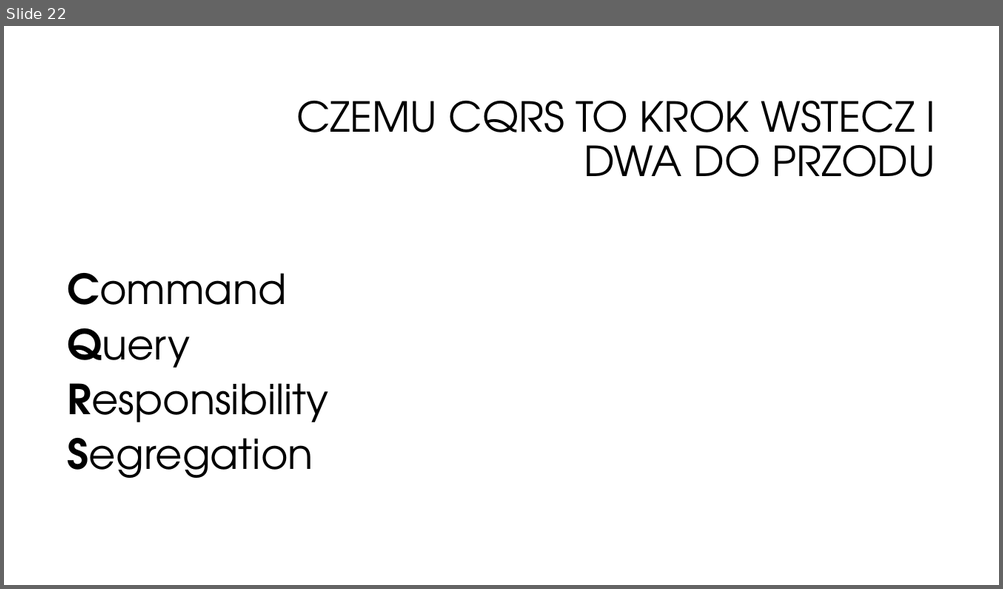
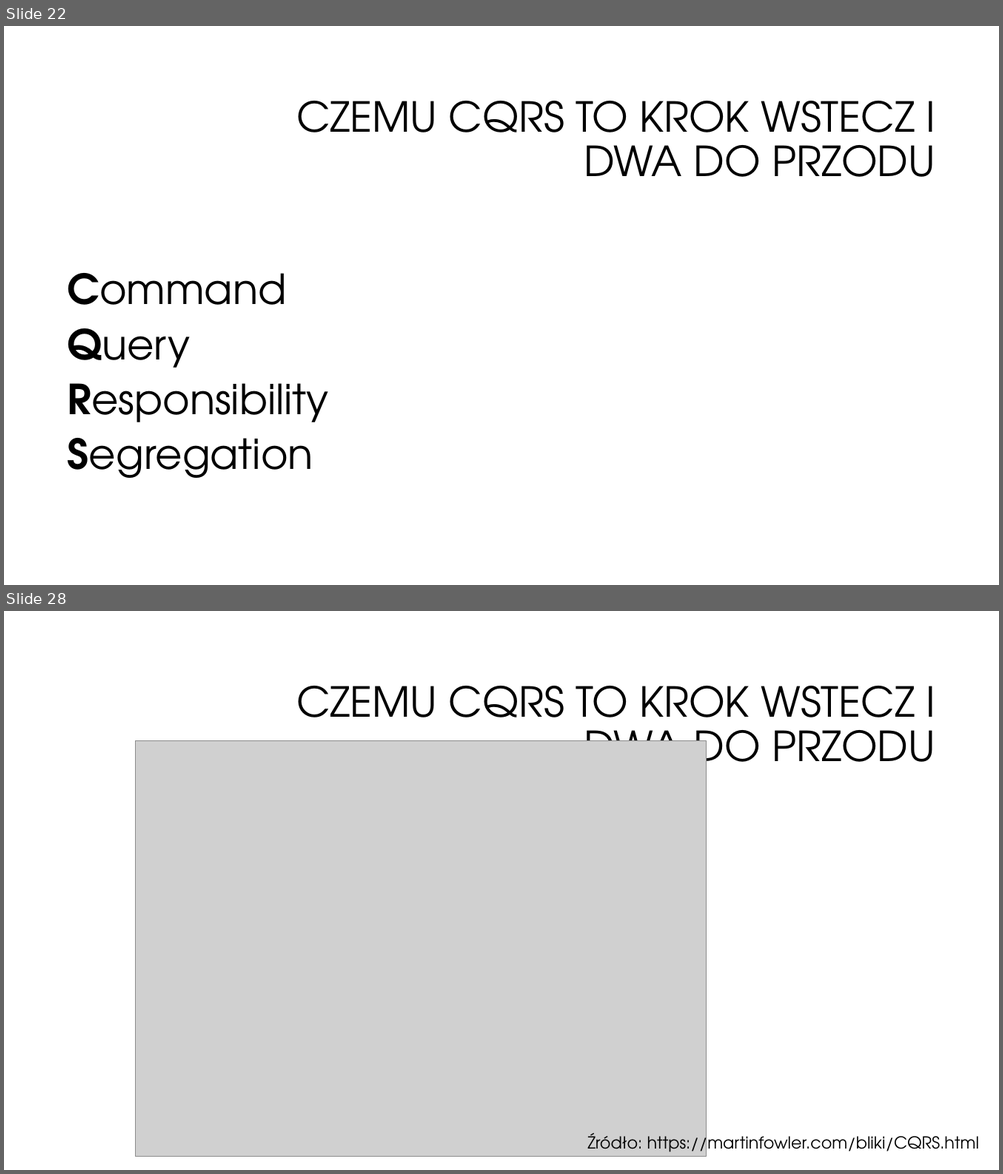
Before and after one commit to oskardudycz/EventSourcing.NetCore, a slide deck: Slides.pptx. Shown one above the other, each under a label of ours: slide 22 before the commit, slides 22 and 28 after it; the slides between them are not shown. The pictures are 1003x589 and 1003x1174 pixels, drawn with LibreOffice and Linux fonts; fonts in the diff are those of the drawing; grey boxes stand for pictures; background and template pictures are left out. Boxes give left, top, right and bottom in pixels: in the first picture for what was removed or moved away, otherwise in the second. Text is boxed around its words. In the diff, an @@ line names an element or a change of style, - is before the commit and + after.

Commit message:
Added cqrs slides

```diff
--- a/Slides.pptx
+++ b/Slides.pptx
@@ slide 28 added at (x1=4, y1=611, x2=999, y2=1170), background #FFFFFF @@
@@ title added at (x1=296, y1=686, x2=935, y2=780), 40 pt, text #000000 @@
+CZEMU CQRS TO KROK WSTECZ I DWA DO PRZODU
@@ picture added at (x1=135, y1=741, x2=706, y2=1156) @@
@@ text added at (x1=587, y1=1131, x2=979, y2=1156), 16 pt, text #000000 @@
+Źródło: https://martinfowler.com/bliki/CQRS.html
```
Also in this commit, not shown: 1 slide changed, 8 other slides added.
